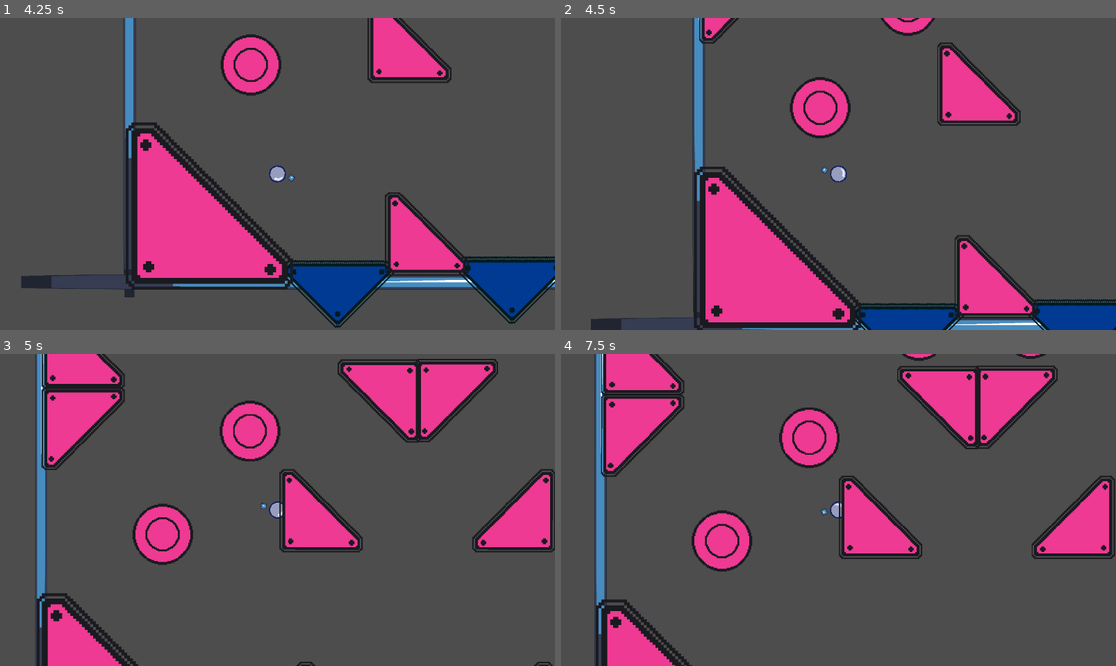
Above: before the commit, frames 1-4 (two rows, left to right).
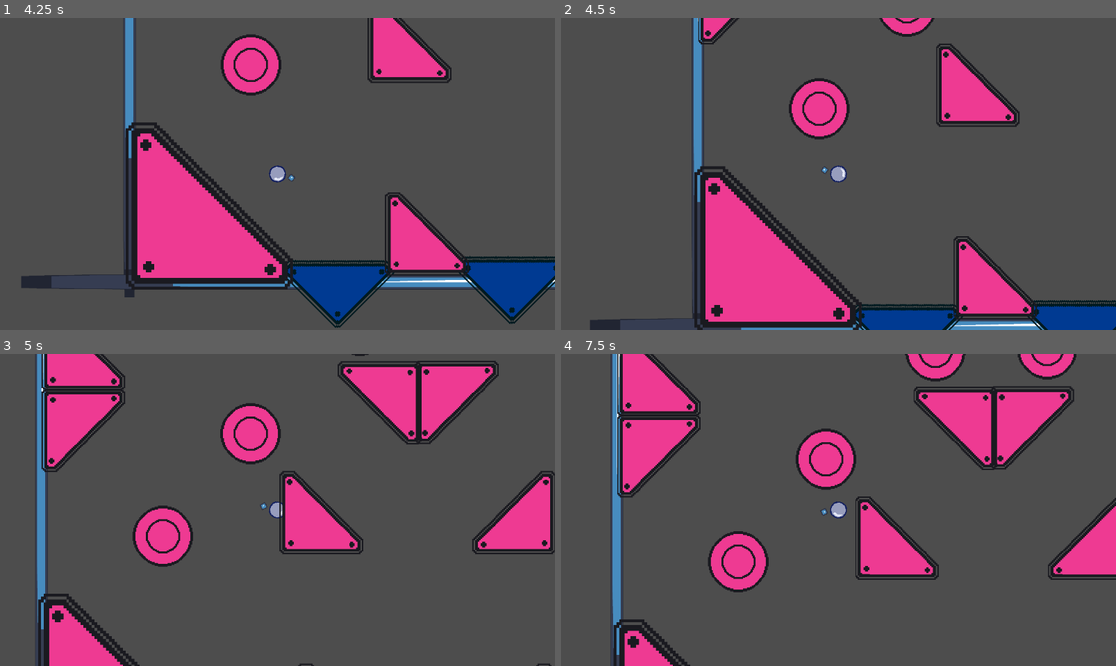
Above: after the commit, the same moments.

Repository: HjalteTagmose/Winball
Game: Godot game, scene res://scenes/TestScene.tscn
Same seed, same stepped clock (60 frames per second), same inputs: the game is played once before the commit and once after it. The engine's default icon, where the game draws it, is replaced by a stand-in: a white triangle on a blue panel in a dark square.
Inputs (mouse positions are in pixels of both pictures, inside the frame that each line leads up to):
- Up to frame 1 (4.25 s): tap Enter (ui_accept) at 0.5, 0.77, 1.52, 3.02, 3.77 s; move the mouse to (399, 158) at 0.52 s; tap S (aim_down) at 0.6 s; move the mouse to (166, 189) at 1.27 s; tap A (aim_left) at 1.35 s; move the mouse to (333, 105) at 2.02 s; tap D (aim_right) at 2.1 s; move the mouse to (249, 236) at 2.77 s; tap W (aim_up) at 2.85 s; move the mouse to (444, 220) at 3.52 s; tap Space (launch) at 3.6 s
- Up to frame 2 (4.5 s): move the mouse to (672, 127) at 4.27 s; tap S (aim_down) at 4.35 s
- Up to frame 3 (5 s): tap Enter (ui_accept) at 4.52 s
- Up to frame 4 (7.5 s): move the mouse to (866, 510) at 5.02 s; tap A (aim_left) at 5.1 s; move the mouse to (755, 432) at 5.77 s; tap D (aim_right) at 5.85 s; tap Enter (ui_accept) at 6.02, 6.77 s; move the mouse to (960, 494) at 6.52 s; tap W (aim_up) at 6.6 s; move the mouse to (727, 525) at 7.27 s; tap Space (launch) at 7.35 s

Frame 1 is identical in both runs. In frame 2, 3.8% of the frame differs, in the area x 5-100%, y 0-100%; in frame 3, 5.1%; in frame 4, 23%, in the area x 6-100%, y 0-100%.

Commit message:
small fix to bumper

Diff:
--- a/scripts/Map props/Bumper.gd
+++ b/scripts/Map props/Bumper.gd
@@ -22,7 +22,7 @@
 	if currentFrame == Engine.get_physics_frames():
 		return
 
-	var collisions = move_and_collide(Vector2.ZERO, false)
+	var collisions = move_and_collide(Vector2.ZERO, true)
 	if collisions:
 		print(collisions.get_collider().name)
 
